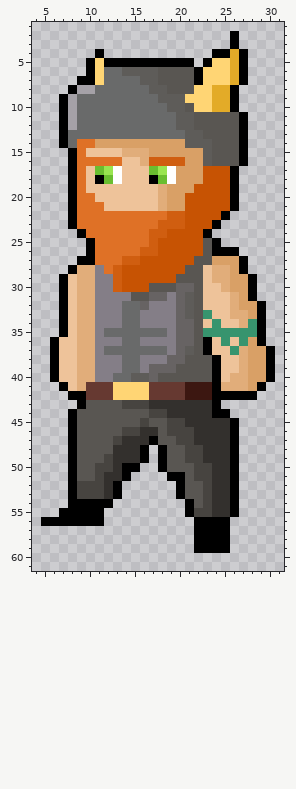
File history of a pixel-art sprite, Assets/Sprites/Player/IdleLeftDown/player_links_vorn1.png. That is the earlier state.
The file is 38x64 pixels. Colours within 5 levels of each other are drawn and written as one. Shown: x 4..31, y 1..61.
The result:
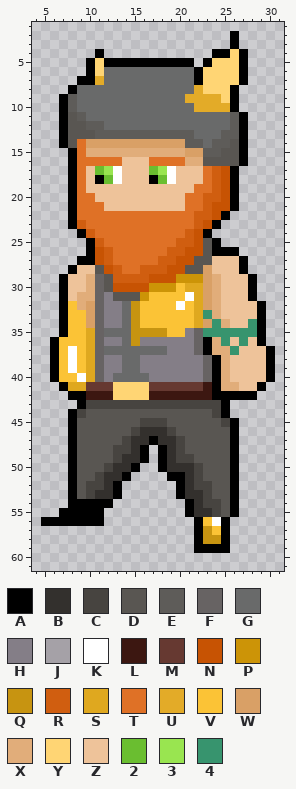
Palette (. is transparent): A #000000  B #33302d  C #474440  D #595652  E #5e5c59  F #676363  G #696a6a  H #847e87  J #a5a1a7  K #ffffff  L #3c1711  M #663931  N #c75303  P #cc9407  Q #c79411  R #d05e10  S #dfa81f  T #df7126  U #e3ab28  V #fbc336  W #d9a066  X #e1ad7a  Y #ffd574  Z #eec39a  2 #6abe30  3 #99e550  4 #37946e
Commit message: neues Sprite für Player
The edit:
Changed rows in their new state; - is an unchanged pixel.
first column x 7:
 4 -------------------Y---
 5 -------------------Y---
 6 -------GGGGGGGG----Y---
 7 ----U----GGGGGG----Y---
 8 --GG------GGGGGU-YY----
 9 -E---------GGGUUU-Y----
10 -E----------GGGUU------
11 -DE----------GGGGGGE---
12 -DDEE--------GGGGGGE---
13 -DDDEEEEEEEEEE-GGGEE---
14 -D-W------------GEE----
15 ---XXXX---XXXX---E-----
16 ---------ZTTTTXXD------
17 -------------ZZZTR-----
18 -------------ZZZTR-----
19 -----------ZZZZTTR-----
20 -----------ZZZTTRR-----
21 -----------ZZZTTR------
22 ------------TTTRR------
23 --R--------TTTTR-------
24 ---R------TTTTR--------
25 ----R-----TTTRR--------
26 ----NR---TTTRR---------
27 ----NR-TTTTRR----ZZZ---
28 --ZZDN-TTRRR----WZZZ---
29 --Z-FD-RRR---PPPW-ZZZ--
30 --Z-FDN---PPPVSSWXZZZ--
31 ----F-DD-PVVVVKSWX-ZZ--
32 -V-WF---QVVVVKVSWX-ZZZ-
33 -VVWF---QVVVVVVS-X-ZZZ-
34 -VVWF---QVVVVVVSW-X-Z--
35 -VVSF---QQQQVVHF-------
36 VVVSF---Q----HHF-X---Z-
37 VKVSF--------HHF-XX-ZZZ
38 VKVSF-------HHHHF-X-ZZZ
39 VKVSF-----HHHHHHF-X-ZZZ
40 VVKSF---GGHHHHHHF-XZZZZ
41 -SS-----------MM----ZZ-
42 ---LLL----LLLL---------
43 ---CCCC---CCCCCCCCA----
44 --C-------DDDDDDDC-----
45 ----------CCDDDDDDC----
46 -------D---B-DDDDDD----
47 ------DC---BB-DDDDD----
48 ------CC----BCDDDDD----
49 -----DC-----BC-DDDD----
50 ----D--B----BBB-DDD----
51 --------------B-DDD----
52 --D-----------BC-DD----
53 --D-B---------BB-DD----
54 ---------------B-CD----
55 ---------------BBCD----
56 ----------------VK-----
57 ----------------QV-----
58 ----------------QQ-----
Where, in picture pixels (left, top, right, bottom), the same in both pictures:
changed: (59, 49, 266, 544)
